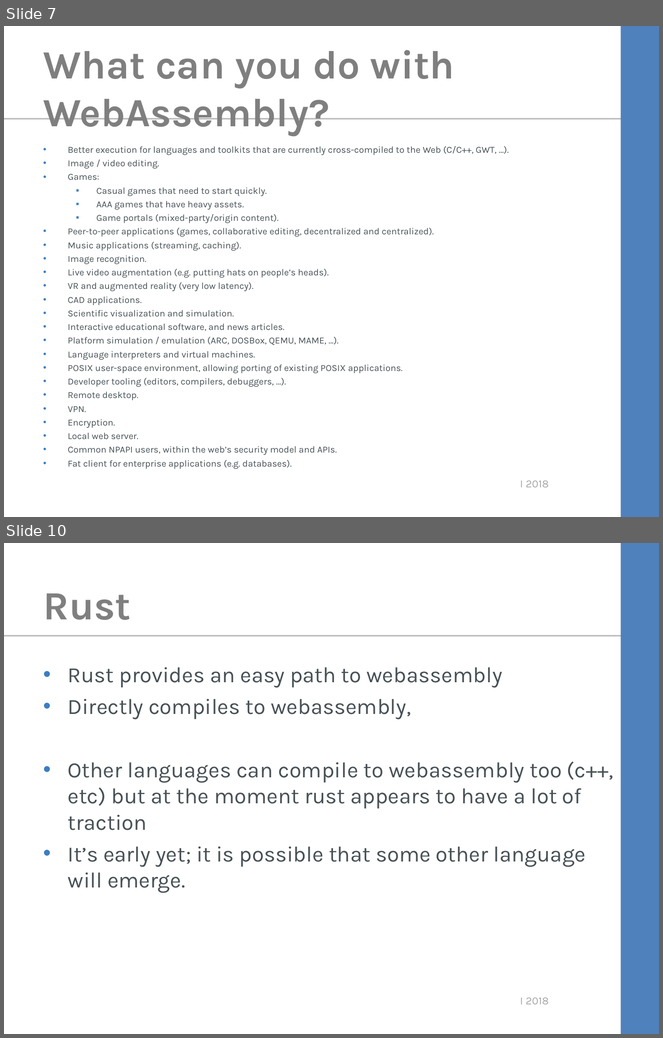
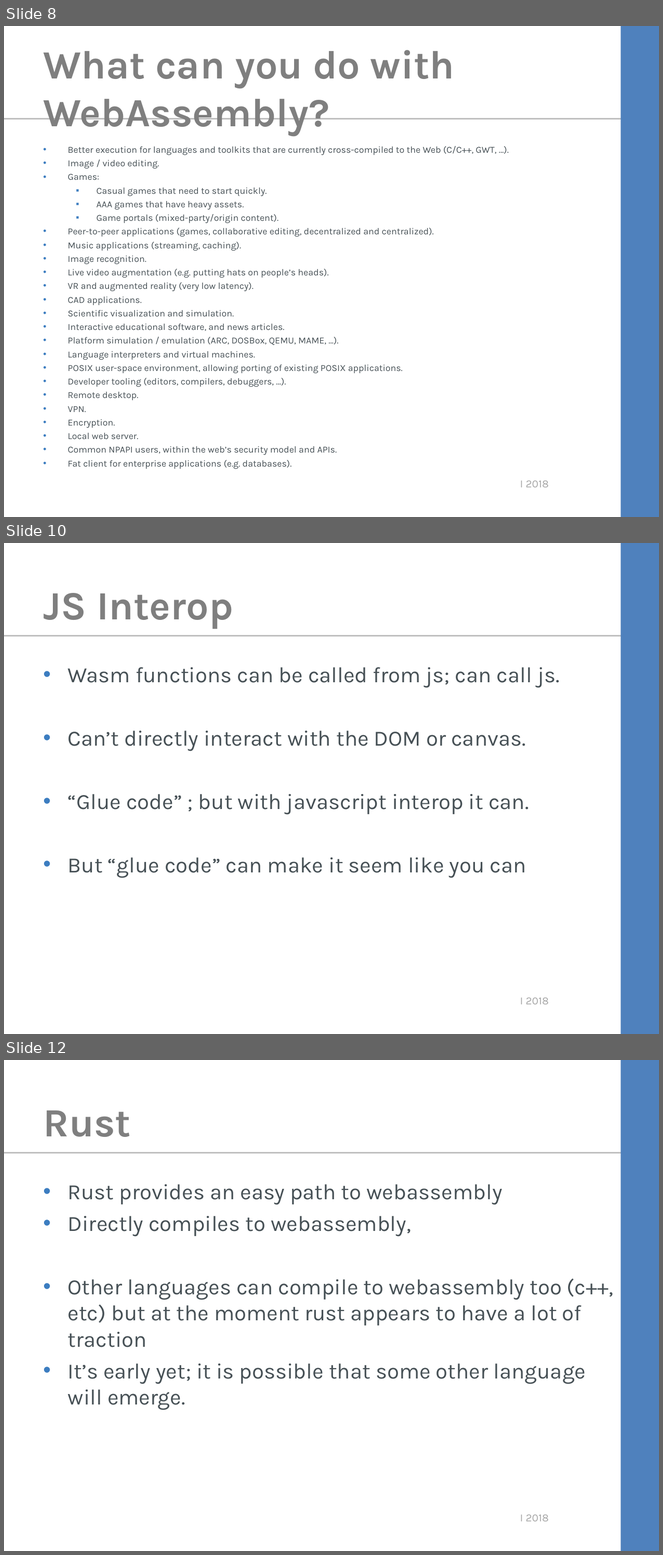
Before and after one commit to kimtuck/WebAssembly, a slide deck: webassembly.ppt. Shown one above the other, each under a label of ours: slides 7 and 10 before the commit, slides 8, 10 and 12 after it; the slides between them are not shown. The pictures are 663x1038 and 663x1555 pixels, drawn with LibreOffice and Linux fonts; fonts in the diff are those of the drawing; background and template pictures are left out. Boxes give left, top, right and bottom in pixels: in the first picture for what was removed or moved away, otherwise in the second. Text is boxed around its words. In the diff, an @@ line names an element or a change of style, - is before the commit and + after.

```diff
--- a/webassembly.ppt
+++ b/webassembly.ppt
@@ slide 10 added at (4, 543, 659, 1034), background #FFFFFF; not listed: 3 template elements that a slide beside it also shows @@
@@ title added at (44, 593, 233, 629), 44 pt, text #7F7F7F, bold @@
+JS Interop
@@ text added at (68, 667, 560, 878), 24 pt, text #465055 @@
+• Wasm functions can be called from js; can call js.
+• Can’t directly interact with the DOM or canvas.
+• “Glue code” ; but with javascript interop it can.
+• But “glue code” can make it seem like you can
@@ what was slide 7 is now slide 8 @@
@@ what was slide 10 is now slide 12 @@
```
Also in this commit, not shown: 5 slides changed, 6 other slides added, 7 slides removed, 3 other files.
